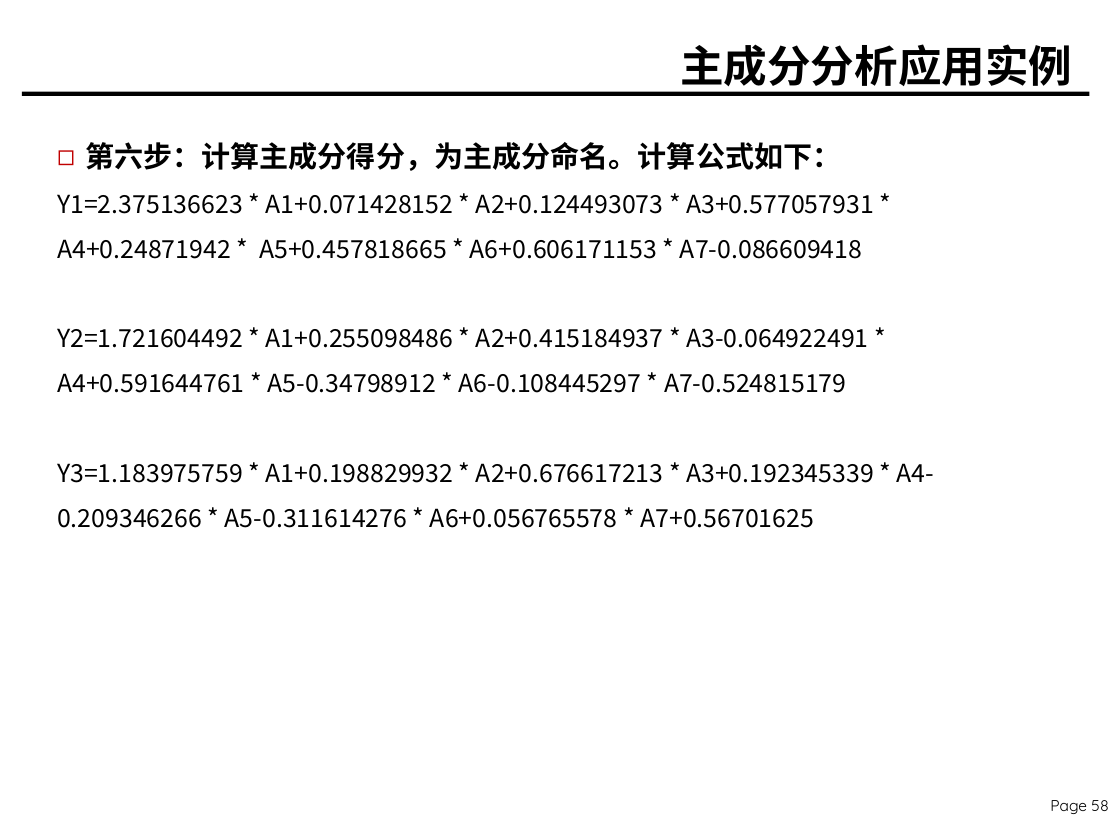
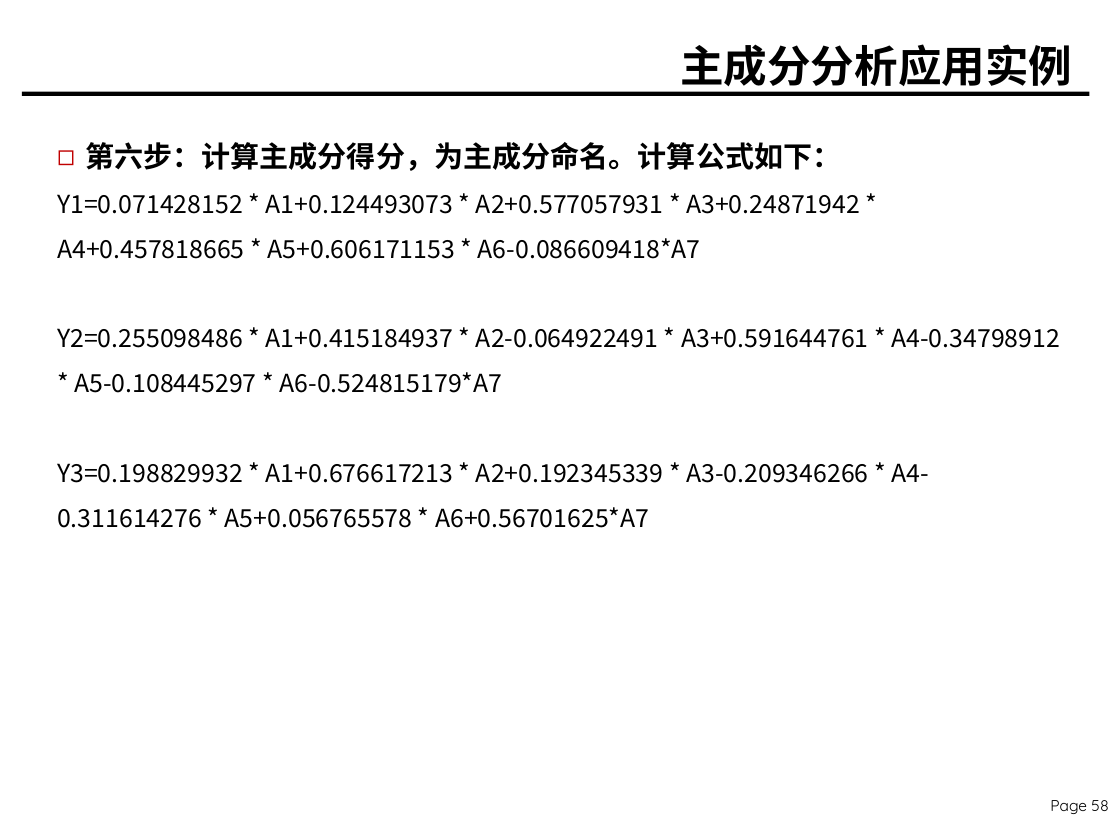
Before and after one commit to liutongcun/Data-Analysis, a slide deck: slide 58 of Lecture 9.pptx. Drawn at 1120x840 pixels with LibreOffice and Linux fonts; fonts in the diff are those of the drawing; background and template pictures are left out. Boxes give left, top, right and bottom in pixels: in the first picture for what was removed or moved away, otherwise in the second. Text is boxed around its words. In the diff, an @@ line names an element or a change of style, - is before the commit and + after.

```diff
--- a/Lecture 9.pptx
+++ b/Lecture 9.pptx
@@ text at [57, 194, 1060, 528]: text changed @@
-Y1=2.375136623 * A1+0.071428152 * A2+0.124493073 * A3+0.577057931 * A4+0.24871942 * A5+0.457818665 * A6+0.606171153 * A7-0.086609418
-Y2=1.721604492 * A1+0.255098486 * A2+0.415184937 * A3-0.064922491 * A4+0.591644761 * A5-0.34798912 * A6-0.108445297 * A7-0.524815179
-Y3=1.183975759 * A1+0.198829932 * A2+0.676617213 * A3+0.192345339 * A4-0.209346266 * A5-0.311614276 * A6+0.056765578 * A7+0.56701625
+Y1=0.071428152 * A1+0.124493073 * A2+0.577057931 * A3+0.24871942 * A4+0.457818665 * A5+0.606171153 * A6-0.086609418*A7
+Y2=0.255098486 * A1+0.415184937 * A2-0.064922491 * A3+0.591644761 * A4-0.34798912 * A5-0.108445297 * A6-0.524815179*A7
+Y3=0.198829932 * A1+0.676617213 * A2+0.192345339 * A3-0.209346266 * A4-0.311614276 * A5+0.056765578 * A6+0.56701625*A7
```
Also in this commit, not shown: 1 other file.
